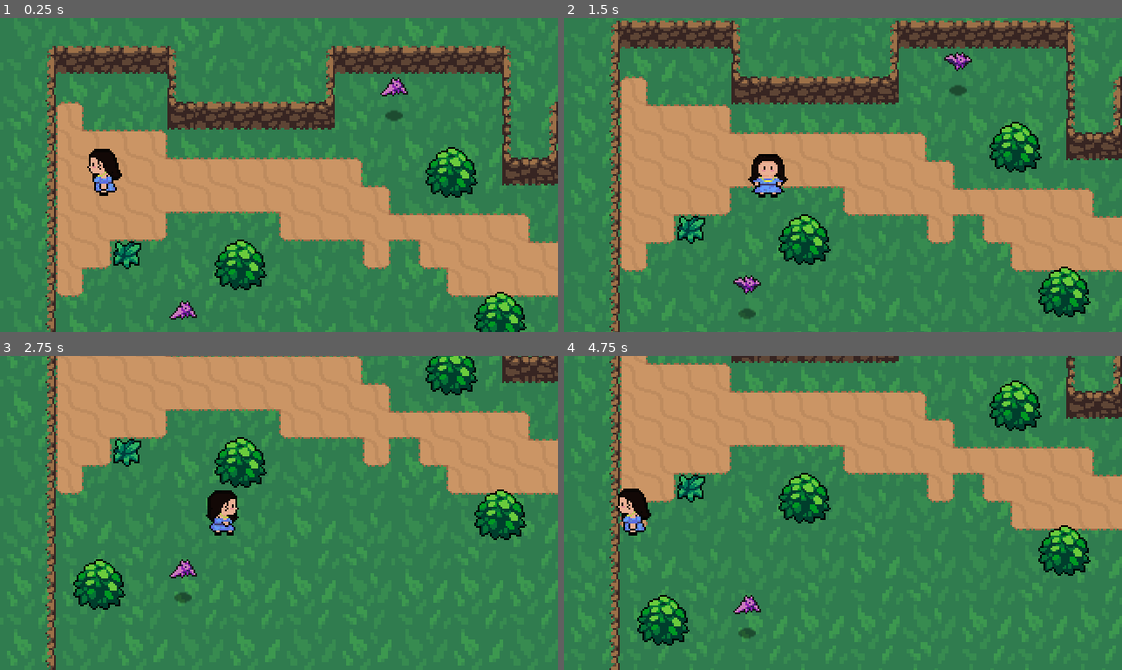
Above: before the commit, frames 1-4 (two rows, left to right).
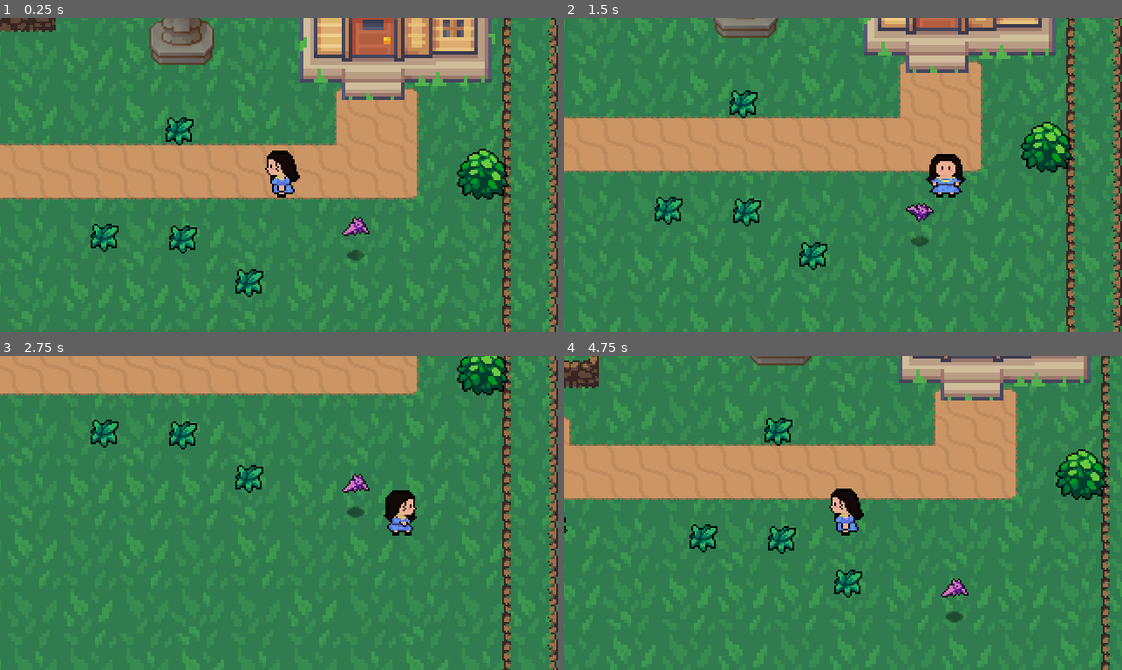
Above: after the commit, the same moments.

Repository: Jhonier131/JuegoRpgGodot
Game: Godot game, scene res://World/scenes/GameMain.tscn
The game is run twice, just before and just after one commit, with the same random seed, the same clock (stepped at 60 frames per second) and the same inputs.
Inputs:
- Up to frame 1 (0.25 s): no input
- Up to frame 2 (1.5 s): tap Enter (ui_accept) at 0.5, 0.77 s; hold Right (ui_right) 0.53-1.28 s; tap E (estatuaMision, bound only after the commit) at 0.6 s; hold Down (ui_down) from 1.28 s (still down); tap Space (Roll) at 1.35 s
- Up to frame 3 (2.75 s): tap Enter (ui_accept) at 1.52 s; tap E (estatuaMision, bound only after the commit) at 1.55, 2.3 s; release Down (ui_down) at 2.03 s; hold Right (ui_right) from 2.03 s (still down); tap J (attack) at 2.1 s
- Up to frame 4 (4.75 s): release Right (ui_right) at 2.78 s; hold Up (ui_up) 2.78-3.53 s; tap E (estatuaMision, bound only after the commit) at 2.85, 3.6, 4.55 s; tap Enter (ui_accept) at 3.02, 3.77, 4.52 s; hold Left (ui_left) from 3.53 s (still down); tap Space (Roll) at 4.35 s

The runs differ from the first frame. In frame 1, 51% of the frame differs, in the area x 0-100%, y 0-100%; in frame 2, 47%; in frame 3, 35%; in frame 4, 47%.

Commit message:
Avances de interaccion con la estatua

Diff:
--- /dev/null
+++ b/GameScripts/Control.gd
@@ -0,0 +1,35 @@
+extends Control
+
+var numero_dialogo = 0
+var velocidad = 0.2
+var control = false
+var macro = false
+var tween = create_tween()
+onready var texto = $RichTextLabel
+
+func _ready():
+	set_process(false)
+
+func set_process(delta):
+	if Input.is_action_just_pressed("estatuaMision"):
+		numero_dialogo += 1
+		print(numero_dialogo)
+		ingresar_dialogo()
+		set_process(false)
+
+func ingresar_dialogo():
+	if numero_dialogo < Main.dialogo_objeto.size():
+		texto.text = Main.dialogo_objeto[numero_dialogo]
+		texto.visible_ratio = 0.0
+		var duracion = velocidad * Main.dialogo_objeto[numero_dialogo].length()
+		tween.tween_property(texto, "visible_ratio", 1.00, velocidad * duracion)
+		tween.tween_callback(_final())
+	else:
+		control = false
+		$"../..".mover = true
+		$"../../".objeto = false
+		$"..".visible = false
+		numero_dialogo = 0
+
+func _final():
+	set_process(true)
--- a/GameScripts/GameMain.gd
+++ b/GameScripts/GameMain.gd
@@ -16,6 +16,7 @@
 #	GAME.add_child(mundo1)
 
 func _verificar_nivel():
+	print(siguienteEscena)
 	match siguienteEscena:
 		"casa1":
 			nuevaEscena = casa1
--- a/GameScripts/casa1.gd
+++ b/GameScripts/casa1.gd
@@ -21,3 +21,13 @@
 #		get_tree().get_nodes_in_group("game")[0].siguienteEscena = "casa1"
 #		get_tree().get_nodes_in_group("game")[0]._verificar_nivel()
 #		get_tree().get_nodes_in_group("mundo")[0].queue_free()
+
+
+func _on_pueblo_area_entered(area):
+	pass # Replace with function body.
+#	print("holaaa")
+#	if area.is_in_group("player"):
+#		get_tree().get_nodes_in_group("gameMain")[0].siguienteEscena = "mundo1"
+#		get_tree().get_nodes_in_group("gameMain")[0].ubucacionSalir = Vector2(536,104)
+#		get_tree().get_nodes_in_group("gameMain")[0]._verificar_nivel()
+#		get_tree().get_nodes_in_group("gameMain")[0].queue_free()
--- /dev/null
+++ b/MAIN.gd
@@ -0,0 +1,14 @@
+extends Node
+
+var nombre_objeto
+
+var dialogo_objeto = []
+
+func dialogo():
+	match nombre_objeto:
+		"objetoEstatua":
+			dialogo_objeto = [
+				"Esta cerrado ...",
+				"Talvez tengo que cumplir otra mision antes",
+				"Regresa despues"
+			]
--- a/Player/Player.gd
+++ b/Player/Player.gd
@@ -14,6 +14,8 @@
 var state = MOVE
 var velocity = Vector2.ZERO
 var roll_vector = Vector2.DOWN
+var mover = true
+var objeto = false
 
 onready var animationPlayer = $AnimationPlayer
 onready var animationTree = $AnimationTree
@@ -25,6 +27,7 @@
 	swordHitbox.knockback_vector = roll_vector
 
 func _physics_process(delta):
+	print(state)
 	match state:
 		MOVE:
 			move_state(delta)
@@ -40,7 +43,13 @@
 	input_vector.x = Input.get_action_strength("ui_right") - Input.get_action_strength("ui_left")
 	input_vector.y = Input.get_action_strength("ui_down") - Input.get_action_strength("ui_up")
 	input_vector = input_vector.normalized()
-
+	if mover == true:
+		if Input.is_action_just_pressed("estatuaMision"):
+			if objeto == true:
+				$Macro.visible = true
+				Main.dialogo()
+				$Macro/Control.ingresar_dialogo()
+				mover = false
 	if input_vector != Vector2.ZERO:
 		roll_vector = input_vector
 		swordHitbox.knockback_vector = input_vector
@@ -62,6 +71,18 @@
 	if Input.is_action_just_pressed("attack"):
 		state = ATTACK
 
+	if Input.is_action_just_pressed("ui_left"):
+		$objetoEstatua/CollisionShape2D.rotation_degrees = 90
+
+	if Input.is_action_just_pressed("ui_right"):
+		$objetoEstatua/CollisionShape2D.rotation_degrees = 270
+
+	if Input.is_action_just_pressed("ui_up"):
+		$objetoEstatua/CollisionShape2D.rotation_degrees = 180
+
+	if Input.is_action_just_pressed("ui_down"):
+		$objetoEstatua/CollisionShape2D.rotation_degrees = 0
+
 func roll_state():
 	velocity = roll_vector * ROLL_SPEED
 	animationState.travel("Roll")
@@ -80,3 +101,16 @@
 
 func attack_animation_finished():
 	state = MOVE
+
+
+
+func _on_objetoEstatua_area_entered(area):
+	$Macro/Control/Label.text = str(area.name)
+	if area.is_in_group("objeto"):
+		Main.nombre_objeto = area.name
+		objeto = true
+
+
+func _on_objetoEstatua_area_exited(area):
+	if area.is_in_group("objeto"):
+		objeto = false
--- a/Player/Player.tscn
+++ b/Player/Player.tscn
@@ -1,9 +1,11 @@
-[gd_scene load_steps=53 format=2]
+[gd_scene load_steps=57 format=2]
 
 [ext_resource path="res://Player/Pola/MergedPola.png" type="Texture" id=1]
 [ext_resource path="res://Player/Player.gd" type="Script" id=2]
 [ext_resource path="res://Overlap/Hitbox.tscn" type="PackedScene" id=3]
 [ext_resource path="res://Player/SwordHitbox.gd" type="Script" id=4]
+[ext_resource path="res://gui/pngegg.png" type="Texture" id=5]
+[ext_resource path="res://GameScripts/Control.gd" type="Script" id=6]
 
 [sub_resource type="CapsuleShape2D" id=1]
 radius = 4.0
@@ -795,6 +797,13 @@
 [sub_resource type="CapsuleShape2D" id=52]
 radius = 4.00001
 height = 3.99998
+
+[sub_resource type="SegmentShape2D" id=53]
+a = Vector2( 0, 48 )
+b = Vector2( 0, 0 )
+
+[sub_resource type="BitmapFont" id=54]
+height = 6.0
 
 [node name="Player" type="KinematicBody2D"]
 collision_layer = 2
@@ -872,4 +881,40 @@
 rotation = 1.57079
 shape = SubResource( 52 )
 
+[node name="objetoEstatua" type="Area2D" parent="."]
+
+[node name="CollisionShape2D" type="CollisionShape2D" parent="objetoEstatua"]
+position = Vector2( 0, 11 )
+shape = SubResource( 53 )
+
+[node name="Macro" type="CanvasLayer" parent="."]
+visible = false
+
+[node name="Control" type="Control" parent="Macro" groups=["macro"]]
+margin_right = 40.0
+margin_bottom = 40.0
+script = ExtResource( 6 )
+
+[node name="RichTextLabel" type="RichTextLabel" parent="Macro/Control"]
+margin_left = 26.0
+margin_top = 101.0
+margin_right = 298.0
+margin_bottom = 161.0
+custom_fonts/mono_font = SubResource( 54 )
+text = "HOLA"
+
+[node name="Sprite" type="Sprite" parent="Macro/Control"]
+position = Vector2( 151, 97 )
+scale = Vector2( 0.221667, 0.231042 )
+texture = ExtResource( 5 )
+
+[node name="Label" type="Label" parent="Macro/Control"]
+margin_left = 26.0
+margin_top = 81.0
+margin_right = 91.0
+margin_bottom = 95.0
+
+[connection signal="area_entered" from="objetoEstatua" to="." method="_on_objetoEstatua_area_entered"]
+[connection signal="area_exited" from="objetoEstatua" to="." method="_on_objetoEstatua_area_exited"]
+
 [editable path="HitboxPivot/SwordHitbox"]
--- a/World/scenes/casa1.tscn
+++ b/World/scenes/casa1.tscn
@@ -627,7 +627,7 @@
 [sub_resource type="RectangleShape2D" id=20]
 extents = Vector2( 17, 6.5 )
 
-[node name="Casa1" type="Node2D"]
+[node name="Casa1" type="Node2D" groups=["casa"]]
 script = ExtResource( 5 )
 
 [node name="ColorRect" type="ColorRect" parent="."]
@@ -661,3 +661,5 @@
 [node name="CollisionShape2D" type="CollisionShape2D" parent="pueblo"]
 position = Vector2( 144, 153.5 )
 shape = SubResource( 20 )
+
+[connection signal="area_entered" from="pueblo" to="." method="_on_pueblo_area_entered"]
--- a/project.godot
+++ b/project.godot
@@ -13,6 +13,10 @@
 config/name="RPG"
 run/main_scene="res://World/scenes/GameMain.tscn"
 config/icon="res://icon.png"
+
+[autoload]
+
+Main="*res://MAIN.gd"
 
 [display]
 
@@ -80,6 +84,11 @@
 "events": [ Object(InputEventKey,"resource_local_to_scene":false,"resource_name":"","device":0,"alt":false,"shift":false,"control":false,"meta":false,"command":false,"pressed":false,"scancode":0,"physical_scancode":32,"unicode":0,"echo":false,"script":null)
  ]
 }
+estatuaMision={
+"deadzone": 0.5,
+"events": [ Object(InputEventKey,"resource_local_to_scene":false,"resource_name":"","device":0,"alt":false,"shift":false,"control":false,"meta":false,"command":false,"pressed":false,"scancode":69,"physical_scancode":0,"unicode":0,"echo":false,"script":null)
+ ]
+}
 
 [layer_names]
 
--- a/world.tscn
+++ b/world.tscn
@@ -537,6 +537,9 @@
 [sub_resource type="RectangleShape2D" id=51]
 extents = Vector2( 16, 5 )
 
+[sub_resource type="RectangleShape2D" id=52]
+extents = Vector2( 18.5, 10 )
+
 [node name="world" type="Node2D" groups=["mundo"]]
 script = ExtResource( 11 )
 
@@ -569,7 +572,7 @@
 [node name="YSort" type="YSort" parent="."]
 
 [node name="player" parent="YSort" instance=ExtResource( 1 )]
-position = Vector2( 58, 89 )
+position = Vector2( 480, 146 )
 __meta__ = {
 "_edit_group_": true
 }
@@ -636,4 +639,10 @@
 [node name="Position2D" type="Position2D" parent="casa1"]
 position = Vector2( 536, 104 )
 
+[node name="AreaEstatua" type="Area2D" parent="." groups=["objeto"]]
+
+[node name="CollisionShape2D" type="CollisionShape2D" parent="AreaEstatua"]
+position = Vector2( 425.5, 86 )
+shape = SubResource( 52 )
+
 [connection signal="area_entered" from="casa1" to="." method="_on_casa1_area_entered"]
Binary file added: gui/pngegg.png
Not shown, added: gui/pngegg.png.import
Not shown: 1 places in world.tscn that only renumber resources
